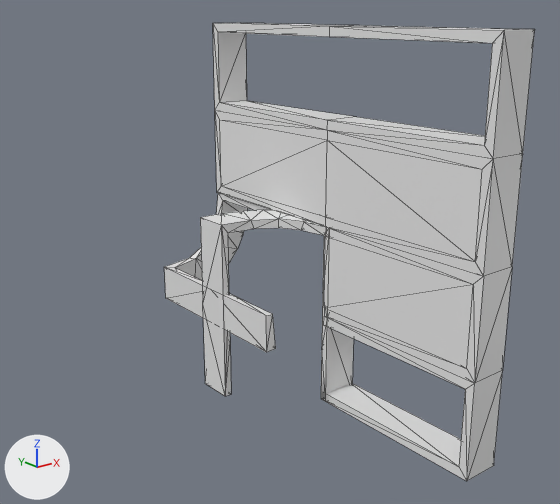
The OBJ model data/bmc/SET_4W2C/t_084.obj: old version first, new version second.
Camera for both pictures: a 50 mm camera at (-1.107, -1.445, 0.539) aimed at (-0.008, -0.071, -0.011). Arrows for +X, +Y and +Z are at lower left; the lights stay in place. Mesh edges are drawn as thin lines. Where no turn or scale is listed for an object, it has been applied to the vertices.

In view in the first picture: 't_084'.
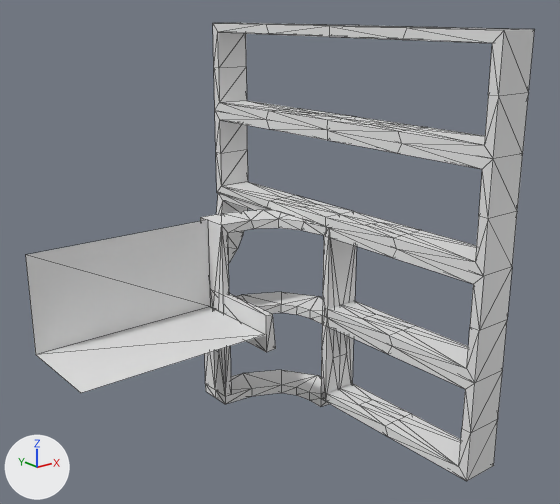
The change, as a diff of the scene's bpy script:
```diff
--- a/data/bmc/SET_4W2C/t_084.obj.py
+++ b/data/bmc/SET_4W2C/t_084.obj.py
@@ me_t_084 @@
 # used by ob_t_084; location = (0.0, 0.0, 0.0)
-me_t_084.from_pydata(...)  # 154 vertices, 342 faces; spans x 0.0..0.304, y -0.5..0.5, z -0.5..0.5
+me_t_084.from_pydata(...)  # 429 vertices, 900 faces; spans x -0.5..0.304, y -0.5..0.5, z -0.525..0.5
+# me_t_084 part 1: 1 vertex moved within x 0.2, y 0.007, z -0.5; 275 vertices added at x -0.5..0.3, y -0.5..0.5, z -0.525..0.5
```

Pixel boxes (x1, y1, x2, y2) of what changed, in the pictures (560 x 504 px):
't_084', reshaped (37% wider): before (164, 23, 535, 481); after (26, 23, 535, 481)
part 1 of me_t_084, built on: before (321, 373, 326, 402); after (26, 23, 534, 481)
